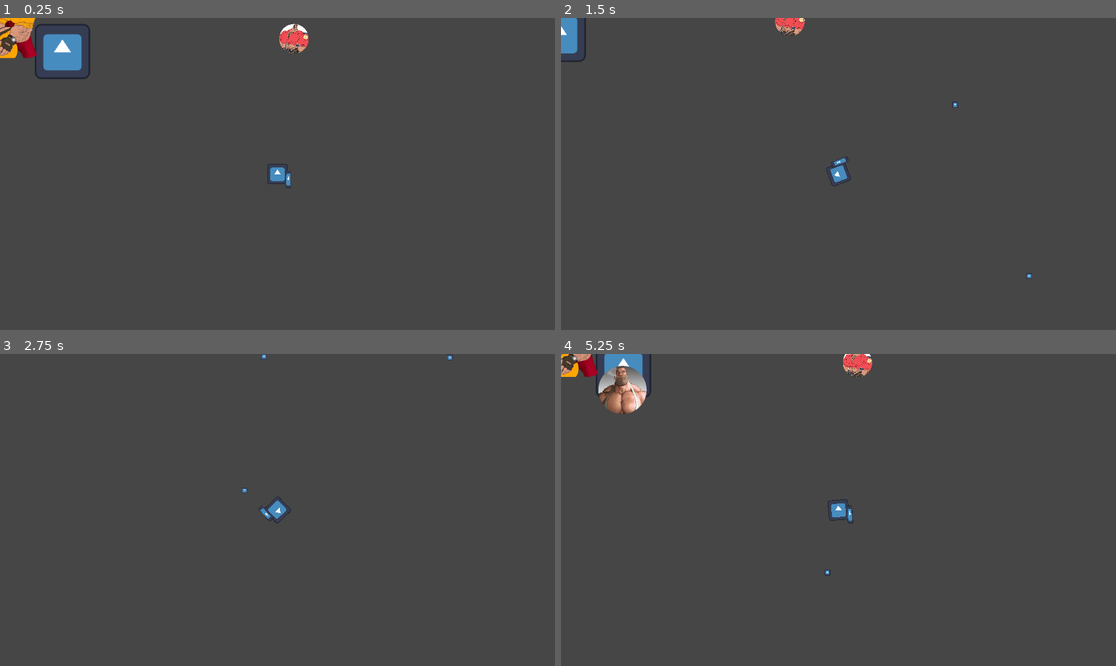
Above: before the commit, frames 1-4 (two rows, left to right).
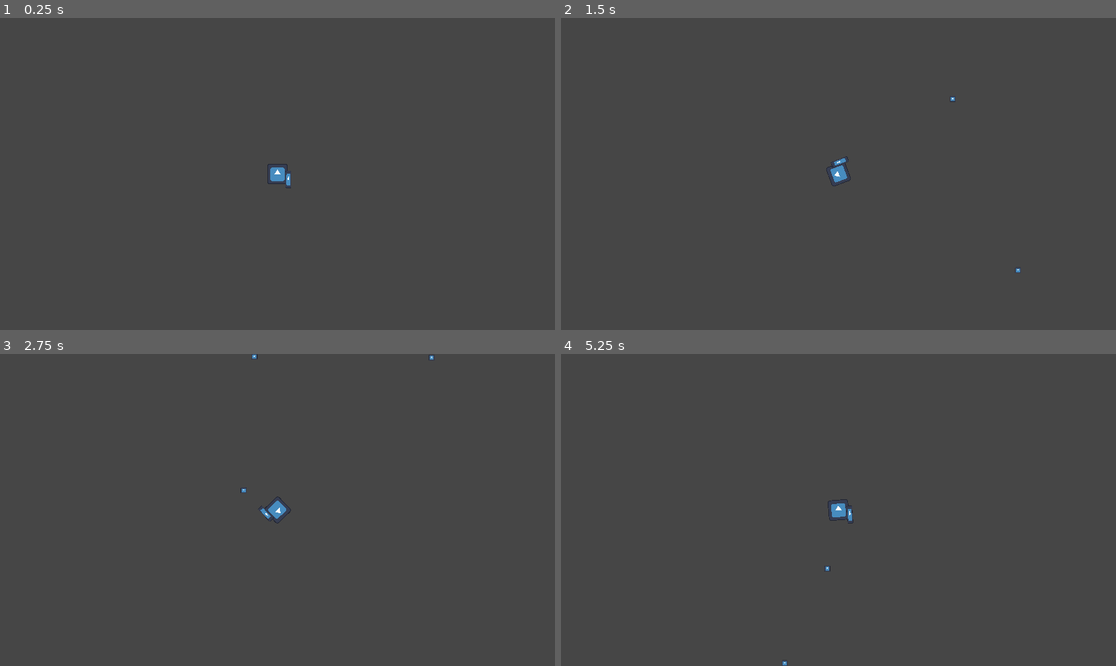
Above: after the commit, the same moments.

Repository: Kovalevskyi-Roman/MGE-Hunting
Game: Godot game, scene res://Scene/Level/level.tscn
The game is run twice, just before and just after one commit, with the same random seed, the same clock (stepped at 60 frames per second) and the same inputs. The engine's default icon, where the game draws it, is replaced by a stand-in: a white triangle on a blue panel in a dark square. Sound files missing from this copy of the repository are replaced by a short silence.
Inputs (mouse positions are in pixels of both pictures, inside the frame that each line leads up to):
- Up to frame 1 (0.25 s): no input
- Up to frame 2 (1.5 s): tap Enter at 0.5 s; move the mouse to (960, 158) at 0.52 s; press the mouse at (960, 158) at 0.53 s; hold D (right) 0.53-1.28 s; move the mouse to (727, 189) at 1.27 s; release the mouse at (727, 189) at 1.28 s; hold S (down) from 1.28 s (still down); right-click (727, 189) at 1.35 s
- Up to frame 3 (2.75 s): move the mouse to (333, 441) at 2.02 s; release S (down) at 2.03 s; press the mouse at (333, 441) at 2.03 s; hold D (right) from 2.03 s (still down)
- Up to frame 4 (5.25 s): tap Space at 2.75 s; move the mouse to (810, 572) at 2.77 s; release D (right) at 2.78 s; release the mouse at (810, 572) at 2.78 s; hold W (up) 2.78-3.53 s; right-click (810, 572) at 2.85 s; move the mouse to (1005, 556) at 3.52 s; press the mouse at (1005, 556) at 3.53 s; hold A (left) 3.53-5.03 s; move the mouse to (672, 463) at 4.27 s; release the mouse at (672, 463) at 4.28 s; right-click (672, 463) at 4.35 s; move the mouse to (866, 510) at 5.02 s; press the mouse at (866, 510) at 5.03 s; hold S (down) from 5.03 s (still down)

The runs differ from the first frame. In frame 1, 2.1% of the frame differs, in the area x 0-56%, y 0-20%; in frame 2, 0.7%; in frame 3, less than 0.1%; in frame 4, 2.2%, in the area x 0-57%, y 0-100%.

Commit message:
United Version 0.3.1

Diff:
--- a/Scene/Enemies/MGE Soldat.tscn
+++ b/Scene/Enemies/MGE Soldat.tscn
@@ -3,7 +3,7 @@
 [ext_resource type="PackedScene" uid="uid://b84swngxplb21" path="res://Scene/Enemies/base_enemy.tscn" id="1_128ih"]
 [ext_resource type="Texture2D" uid="uid://6lpjtcfadrqa" path="res://Sprites/MGE Soldat (1).png" id="2_128ih"]
 [ext_resource type="Script" uid="uid://djq3yhch08lwg" path="res://Scene/Enemies/mge_soldat.gd" id="2_udn5o"]
-[ext_resource type="AudioStream" uid="uid://b6e4eb8btsjke" path="res://Sounds/audio_2025-10-23_15-27-12 (online-audio-converter.com).wav" id="3_36ho0"]
+[ext_resource type="AudioStream" uid="uid://b6e4eb8btsjke" path="res://Sounds/Бля.wav" id="3_36ho0"]
 
 [sub_resource type="Animation" id="Animation_udn5o"]
 length = 0.001
--- a/Scene/Enemies/base_enemy.gd
+++ b/Scene/Enemies/base_enemy.gd
@@ -1,7 +1,7 @@
 extends CharacterBody2D
 class_name BaseEnemie
 
-var speed = 230
+var speed = 320
 @onready var die_sound = $AudioStreamPlayer2D
 var died = false
 
--- a/Scene/Enemies/mge_sniper.tscn
+++ b/Scene/Enemies/mge_sniper.tscn
@@ -1,14 +1,14 @@
-[gd_scene load_steps=6 format=3 uid="uid://dsa441misi5bl"]
+[gd_scene load_steps=6 format=3 uid="uid://1q70b1cm57t5"]
 
 [ext_resource type="PackedScene" uid="uid://b84swngxplb21" path="res://Scene/Enemies/base_enemy.tscn" id="1_oobp5"]
-[ext_resource type="Script" uid="uid://c4g03rn5sd75o" path="res://Scene/Enemies/mge_sniper.gd" id="2_3ucbq"]
+[ext_resource type="Script" path="res://Scene/Enemies/mge_sniper.gd" id="2_3ucbq"]
 [ext_resource type="Texture2D" uid="uid://dunotxscqikov" path="res://Sprites/mge_sniper.png" id="2_5xc1e"]
 
 [sub_resource type="CircleShape2D" id="CircleShape2D_3ucbq"]
 radius = 52.009613
 
 [sub_resource type="RectangleShape2D" id="RectangleShape2D_ndlhh"]
-size = Vector2(20, 8)
+size = Vector2(56, 23)
 
 [node name="MGE Sniper" instance=ExtResource("1_oobp5")]
 script = ExtResource("2_3ucbq")
@@ -24,5 +24,5 @@
 shape = SubResource("CircleShape2D_3ucbq")
 
 [node name="CollisionShape2D" parent="." index="4"]
-position = Vector2(0, 39)
+position = Vector2(0, 31.5)
 shape = SubResource("RectangleShape2D_ndlhh")
--- a/Scene/Enemies/mge_soldat.gd
+++ b/Scene/Enemies/mge_soldat.gd
@@ -6,5 +6,5 @@
 	if die_sound.playing:
 		return
 	die_sound.play()
-	await die_sound.finished
+	await $AnimationPlayer.animation_finished
 	queue_free()
--- a/Scene/Level/level.tscn
+++ b/Scene/Level/level.tscn
@@ -1,10 +1,7 @@
-[gd_scene load_steps=8 format=4 uid="uid://cv38gfqsixue"]
+[gd_scene load_steps=5 format=4 uid="uid://cv38gfqsixue"]
 
 [ext_resource type="PackedScene" uid="uid://cbher3l5w80uh" path="res://Scene/Player/player.tscn" id="1_4jjjg"]
 [ext_resource type="Texture2D" uid="uid://fb13te486cd1" path="res://TileSet/pixil-frame-0 (36).png" id="1_rxcpp"]
-[ext_resource type="PackedScene" uid="uid://dsa441misi5bl" path="res://Scene/Enemies/mge_sniper.tscn" id="3_rereq"]
-[ext_resource type="PackedScene" uid="uid://dlxt0hvp8upfk" path="res://Scene/spawner.tscn" id="3_x20r8"]
-[ext_resource type="PackedScene" uid="uid://drfkfwerymvrp" path="res://Scene/Enemies/boss.tscn" id="4_rereq"]
 
 [sub_resource type="TileSetAtlasSource" id="TileSetAtlasSource_rereq"]
 texture = ExtResource("1_rxcpp")
@@ -28,12 +25,4 @@
 position = Vector2(961, 541)
 scale = Vector2(0.7, 0.7)
 
-[node name="Spawner" parent="." instance=ExtResource("3_x20r8")]
-position = Vector2(217, 117)
-
 [node name="Enemies" type="Node2D" parent="."]
-
-[node name="Boss" parent="Enemies" instance=ExtResource("4_rereq")]
-
-[node name="MGE Sniper" parent="Enemies" instance=ExtResource("3_rereq")]
-position = Vector2(1018, 73)
--- a/Scene/Player/player.gd
+++ b/Scene/Player/player.gd
@@ -8,7 +8,8 @@
 	DIE
 }
 
-var speed = 300
+var state = MOVE
+var speed = 400
 
 var hp: int = 1:
 	set(value):
@@ -16,17 +17,13 @@
 		if hp <= 0:
 			state = DIE
 
-var state: int = 0:
-	set(value):
-		state = value
+func _physics_process(_delta: float) -> void:
+	match state:
+		MOVE:
+			move_player()
+		DIE:
+			die_player()
 
-		match state:
-			MOVE:
-				move_player()
-			DIE:
-				die_player()
-
-func _physics_process(_delta: float) -> void:
 	state = MOVE
 
 	Globals.player_pos = self.position
@@ -59,10 +56,10 @@
 	queue_free()
 
 func shot():
-	var _bullet = BULLET.instantiate()
-	_bullet.create_bullet(rotation + PI/2)
-	_bullet.global_position = $Marker2D.global_position
-	get_tree().current_scene.add_child(_bullet)
+	var bullet = BULLET.instantiate()
+	bullet.create_bullet(rotation + PI/2)
+	bullet.global_position = $Marker2D.global_position
+	get_tree().current_scene.add_child(bullet)
 
 func _on_shot_timer_timeout() -> void:
 	shot()
Renamed: Scene/spawner.tscn -> Scene/Others/spawner.tscn
Not shown, removed: Sounds/audio_2025-10-23_15-27-12 (online-audio-converter.com).wav.import
Not shown, added: Sounds/Бля.wav.import
Not shown, added: Sounds/Бля.wav
